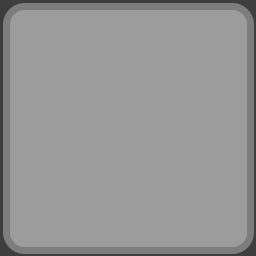
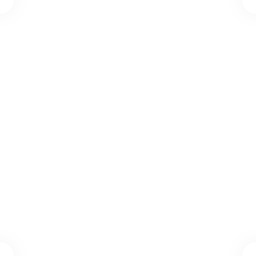
Two versions of the same layered image (256 x 256). Layer-by-layer changes:
hid "Rounded Rectangle 1 copy 4" over [3, 3, 254, 254]
added layer "Group 1" above "Calque 0" over [0, 0, 256, 256]
hid "Calque 0" over [0, 0, 256, 256]
